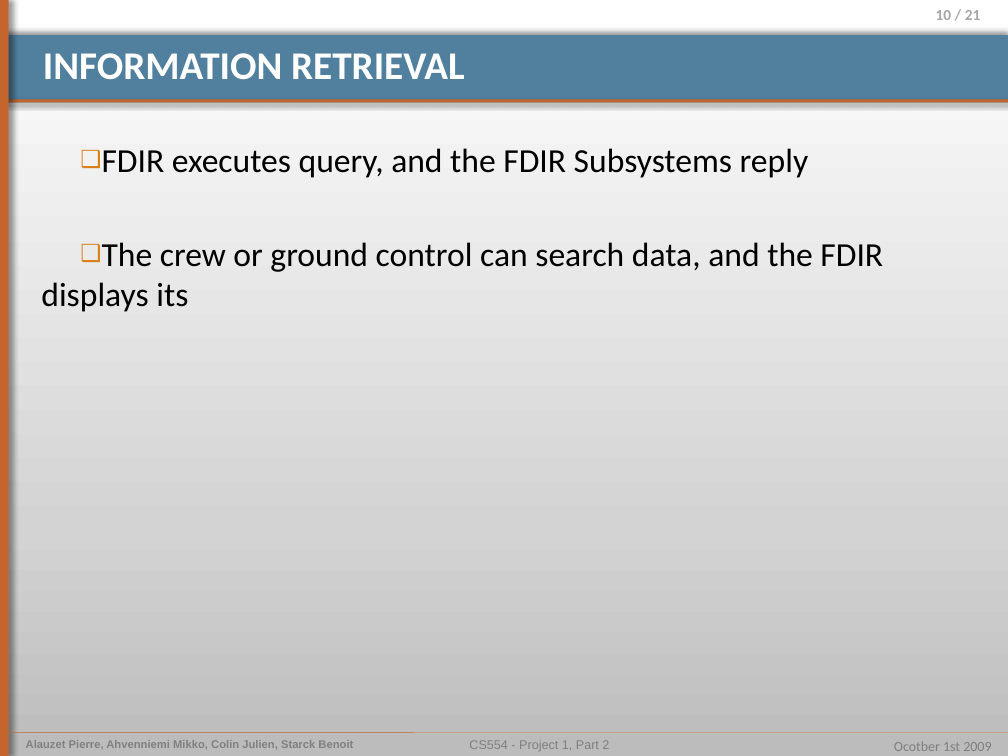
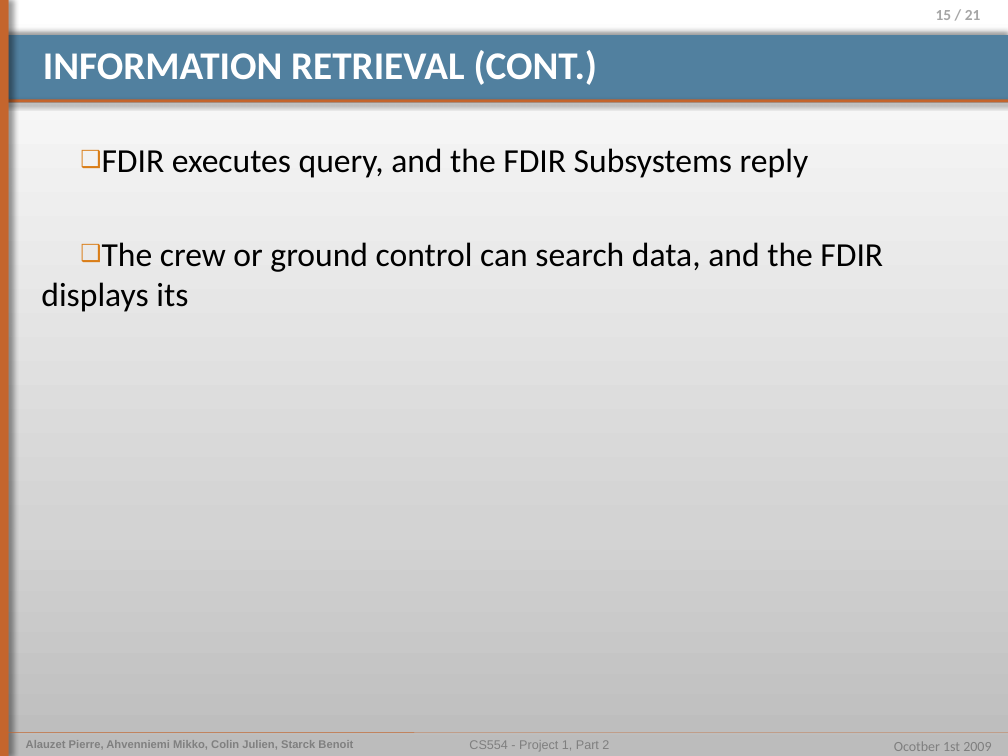
Before and after one commit to pierrealauzet/euroteam, a slide deck: slide 15 of Project 1/Part 2/CS554_EuroTeam_Problem_Frames.pptx (slide 10 before the commit). Drawn at 1008x756 pixels with LibreOffice and Linux fonts; fonts in the diff are those of the drawing. Boxes give left, top, right and bottom in pixels: in the first picture for what was removed or moved away, otherwise in the second. Text is boxed around its words. In the diff, an @@ line names an element or a change of style, - is before the commit and + after.

```diff
--- a/Project 1/Part 2/CS554_EuroTeam_Problem_Frames.pptx
+++ b/Project 1/Part 2/CS554_EuroTeam_Problem_Frames.pptx
@@ page number at <box>936,10,981,20</box>: text changed @@
-10 / 21
+15 / 21
@@ title at <box>43,50,598,85</box>: text changed @@
-INFORMATION RETRIEVAL
+INFORMATION RETRIEVAL (CONT.)
```
Also in this commit, not shown: 10 other slides changed, 3 slides added, 2 slides removed.
